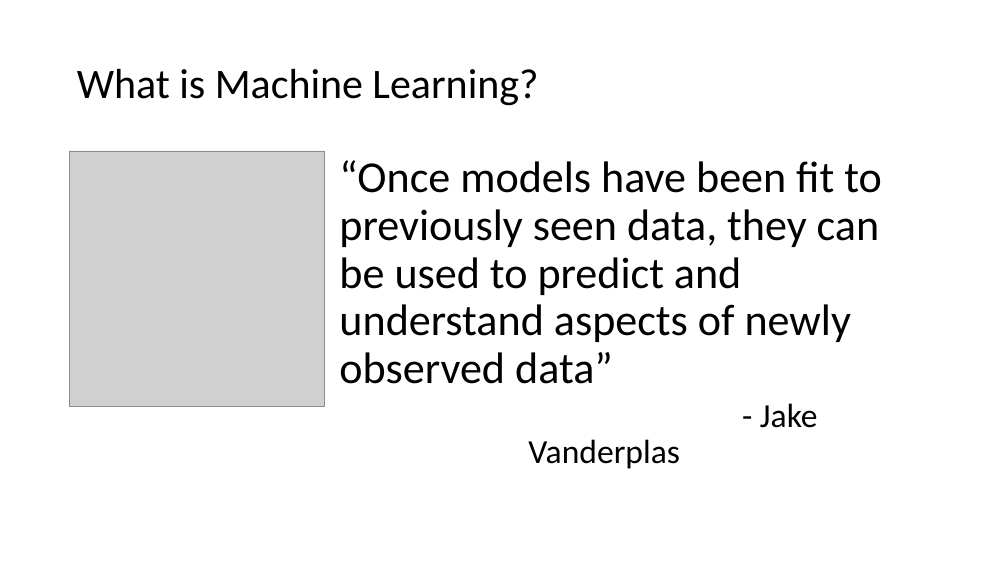
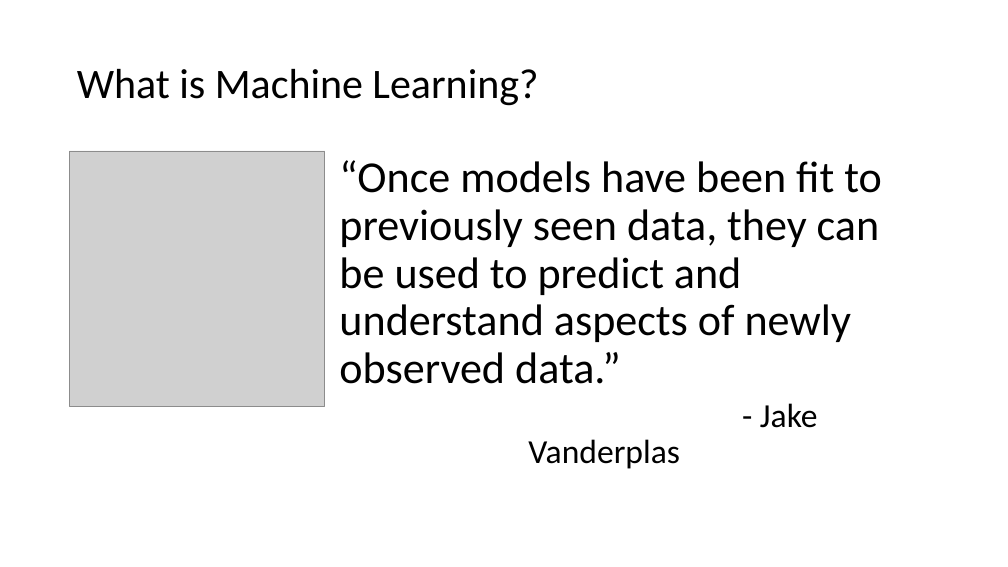
Before and after one commit to mGalarnyk/MLModelsScikit-Learn, a slide deck: slide 6 of powerpoints/Introduction.pptx. Drawn at 1008x567 pixels with LibreOffice and Linux fonts; fonts in the diff are those of the drawing; grey boxes stand for pictures. Boxes give left, top, right and bottom in pixels: in the first picture for what was removed or moved away, otherwise in the second. Text is boxed around its words. In the diff, an @@ line names an element or a change of style, - is before the commit and + after.

```diff
--- a/powerpoints/Introduction.pptx
+++ b/powerpoints/Introduction.pptx
@@ text at (x1=339, y1=160, x2=882, y2=384): text changed @@
-“Once models have been fit to previously seen data, they can be used to predict and understand aspects of newly observed data”
+“Once models have been fit to previously seen data, they can be used to predict and understand aspects of newly observed data.”
```
Also in this commit, not shown: 5 other slides changed, 4 slides added, 2 slides removed, 3 other files.
